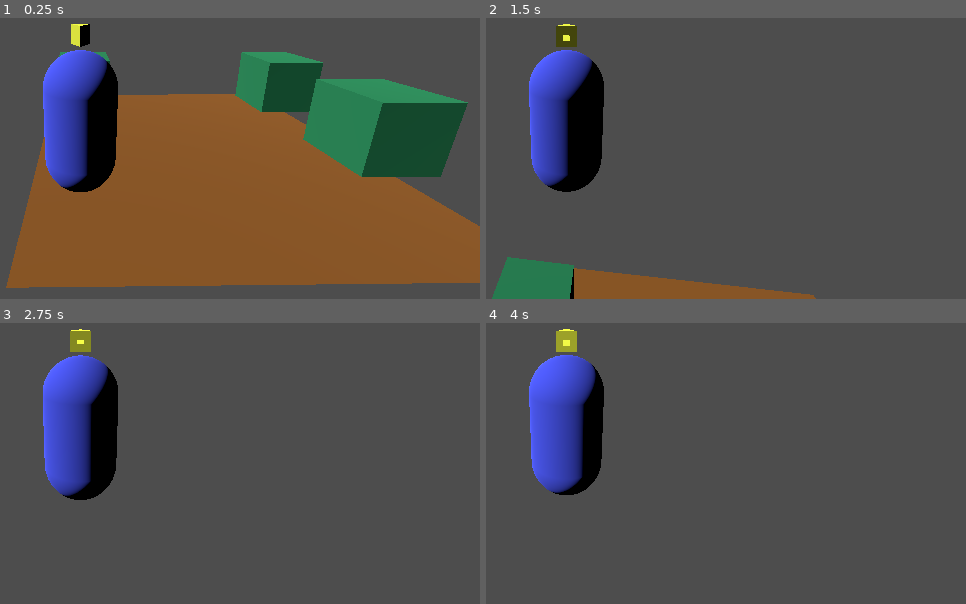
Above: before the commit, frames 1-4 (two rows, left to right).
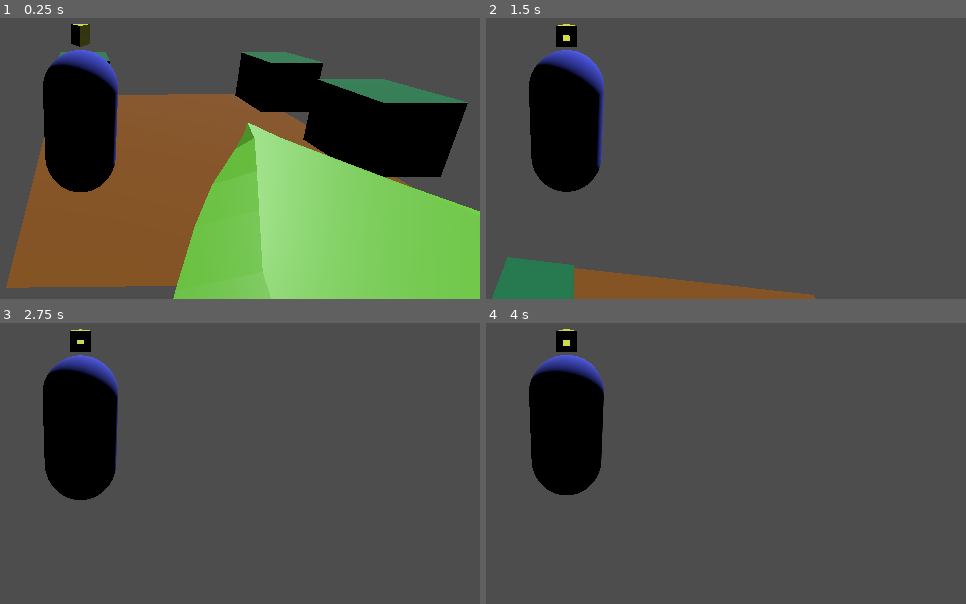
Above: after the commit, the same moments.

Repository: AidanNC/ProjectBeanstalk
Game: Godot game, scene res://Scenes/main.tscn
The game is run twice, just before and just after one commit, with the same random seed, the same clock (stepped at 60 frames per second) and the same inputs.
Inputs (mouse positions are in pixels of both pictures, inside the frame that each line leads up to):
- Up to frame 1 (0.25 s): no input
- Up to frame 2 (1.5 s): tap Enter at 0.5 s; move the mouse to (610, 71) at 0.52 s; hold W (move_forward) from 0.53 s (still down); tap Space (jump) at 0.77 s; move the mouse to (524, 77) at 1.27 s
- Up to frame 3 (2.75 s): keep holding W (move_forward); tap Space (jump) at 1.52, 2 s; move the mouse to (100, 370) at 2.02 s
- Up to frame 4 (4 s): keep holding W (move_forward); tap Enter at 2.75 s; move the mouse to (558, 387) at 2.77 s; tap Space (jump) at 3.02, 3.5, 3.77 s; move the mouse to (625, 384) at 3.52 s

The runs differ from the first frame. In frame 1, 44% of the frame differs, in the area x 8-100%, y 2-100%; in frame 2, 4.8%; in frame 3, 5.3%; in frame 4, 5.5%.

Commit message:
beanstalk

Diff:
--- /dev/null
+++ b/projectbeanstalk/Assets/BeanstalkMaterial.tres
@@ -0,0 +1,4 @@
+[gd_resource type="StandardMaterial3D" format=3 uid="uid://dcckqtw854x5l"]
+
+[resource]
+albedo_color = Color(0.329412, 0.784314, 0.12549, 1)
--- /dev/null
+++ b/projectbeanstalk/Scenes/Beanstalk.tscn
@@ -0,0 +1,63 @@
+[gd_scene load_steps=3 format=3 uid="uid://b1bqg3qxxpvcq"]
+
+[ext_resource type="PackedScene" uid="uid://t38ial6bowkn" path="res://Assets/Beanstalk-col.glb" id="1_maru8"]
+[ext_resource type="PackedScene" uid="uid://cvwdjqux0samu" path="res://Assets/Leaf.glb" id="2_1nuuy"]
+
+[node name="Beanstalk" type="Node3D"]
+
+[node name="Beanstalk-col" parent="." instance=ExtResource("1_maru8")]
+transform = Transform3D(1, 0, 0, 0, 1, 0, 0, 0, 1, -1.20456, 0, -0.374344)
+
+[node name="Leaf" parent="." instance=ExtResource("2_1nuuy")]
+transform = Transform3D(1, 0, 0, 0, 1, 0, 0, 0, 1, 0.382068, 0.559519, -5.05616)
+
+[node name="Leaf2" parent="." instance=ExtResource("2_1nuuy")]
+transform = Transform3D(0.837177, 0.11301, 0.535129, -0.111084, 0.99316, -0.035954, -0.535532, -0.0293442, 0.844005, -4.43387, 3.23812, -5.05616)
+
+[node name="Leaf3" parent="." instance=ExtResource("2_1nuuy")]
+transform = Transform3D(0.24694, 0.0626271, 0.967005, -0.111084, 0.993161, -0.035954, -0.962643, -0.09854, 0.252208, -7.29187, 5.34252, -0.586497)
+
+[node name="Leaf4" parent="." instance=ExtResource("2_1nuuy")]
+transform = Transform3D(-0.711827, -0.0542665, 0.700255, -0.111084, 0.993161, -0.035954, -0.693515, -0.10338, -0.712986, -5.4696, 6.71454, 4.502)
+
+[node name="Leaf5" parent="." instance=ExtResource("2_1nuuy")]
+transform = Transform3D(-0.998444, -0.0555379, 0.00487852, -0.0556787, 0.99779, -0.0362812, -0.00285283, -0.0364965, -0.99933, -0.308136, 8.78458, 4.80259)
+
+[node name="Leaf6" parent="." instance=ExtResource("2_1nuuy")]
+transform = Transform3D(-0.424751, -0.0565563, -0.903542, -0.0556787, 0.997789, -0.0362812, 0.903596, 0.0348975, -0.426961, 3.59927, 10.9195, 1.02912)
+
+[node name="Leaf7" parent="." instance=ExtResource("2_1nuuy")]
+transform = Transform3D(0.860702, 0.0295481, -0.508252, -0.0556787, 0.997789, -0.0362812, 0.506056, 0.0595261, 0.860444, 0.645042, 13.4616, -4.35483)
+
+[node name="Leaf8" parent="." instance=ExtResource("2_1nuuy")]
+transform = Transform3D(0.250708, 0.0415726, 0.758563, -0.044543, 0.798231, -0.029025, -0.758394, -0.0331398, 0.252468, -4.50871, 15.7874, -0.550946)
+
+[node name="Leaf9" parent="." instance=ExtResource("2_1nuuy")]
+transform = Transform3D(-0.759679, -0.0333541, 0.248546, -0.0445429, 0.798231, -0.029025, -0.246787, -0.0414008, -0.759857, -1.53378, 17.8198, 2.98634)
+
+[node name="Leaf10" parent="." instance=ExtResource("2_1nuuy")]
+transform = Transform3D(0.0424064, -0.0266659, -0.79843, -0.044543, 0.798231, -0.029025, 0.797633, 0.0459941, 0.0408279, 2.53875, 20.0057, -0.923481)
+
+[node name="Leaf11" parent="." instance=ExtResource("2_1nuuy")]
+transform = Transform3D(0.583154, 0.0428639, 0.28389, -0.0361911, 0.648563, -0.0235828, -0.284818, 0.00535095, 0.584252, -2.34002, 22.1328, -2.48181)
+
+[node name="Leaf12" parent="." instance=ExtResource("2_1nuuy")]
+transform = Transform3D(-0.0278786, 0.0165868, 0.498947, -0.0278393, 0.498895, -0.0181406, -0.498445, -0.0287921, -0.0268935, -2.65439, 23.7245, 0.634434)
+
+[node name="Leaf13" parent="." instance=ExtResource("2_1nuuy")]
+transform = Transform3D(-0.380666, -0.0291952, -0.218726, -0.0244986, 0.439027, -0.0159638, 0.219302, -0.00163266, -0.38145, 1.48303, 24.6719, 1.49119)
+
+[node name="Leaf14" parent="." instance=ExtResource("2_1nuuy")]
+transform = Transform3D(0.0804417, -0.00789375, -0.340539, -0.0194875, 0.349226, -0.0126984, 0.340073, 0.0218793, 0.0798243, 0.787464, 26.0942, -1.19341)
+
+[node name="Leaf15" parent="." instance=ExtResource("2_1nuuy")]
+transform = Transform3D(0.29952, 0.0167993, 0.00235091, -0.0167036, 0.299337, -0.0108844, -0.00295521, 0.0107361, 0.299793, -1.75241, 27.2483, -1.54256)
+
+[node name="Leaf16" parent="." instance=ExtResource("2_1nuuy")]
+transform = Transform3D(0.154082, 0.0179351, 0.256782, -0.0167036, 0.299337, -0.0108844, -0.256865, -0.00870698, 0.15474, -2.48392, 28.6356, -0.0673194)
+
+[node name="Leaf17" parent="." instance=ExtResource("2_1nuuy")]
+transform = Transform3D(-0.208139, -0.0037598, 0.216018, -0.0167036, 0.299337, -0.0108844, -0.215404, -0.0195792, -0.207888, -1.87097, 29.67, 1.45654)
+
+[node name="Leaf18" parent="." instance=ExtResource("2_1nuuy")]
+transform = Transform3D(-0.257298, -0.0199201, -0.152973, -0.0167036, 0.299337, -0.0108844, 0.153358, -0.000817751, -0.257838, 0.126575, 30.8078, 1.77331)
--- a/projectbeanstalk/Scenes/main.tscn
+++ b/projectbeanstalk/Scenes/main.tscn
@@ -1,8 +1,9 @@
-[gd_scene load_steps=4 format=3 uid="uid://nnpvd4xsdbni"]
+[gd_scene load_steps=5 format=3 uid="uid://nnpvd4xsdbni"]
 
 [ext_resource type="PackedScene" uid="uid://oc5bvafr0563" path="res://Scenes/player.tscn" id="1_jjgbg"]
-[ext_resource type="PackedScene" uid="uid://drlyhyvgfgg2x" path="res://Scenes/brick.tscn" id="2_bo1nx"]
+[ext_resource type="PackedScene" uid="uid://bc5562nq7ihn2" path="res://Scenes/brick.tscn" id="2_bo1nx"]
 [ext_resource type="PackedScene" uid="uid://bo6h63cr12j7i" path="res://Scenes/floor.tscn" id="3_8gbba"]
+[ext_resource type="PackedScene" uid="uid://b1bqg3qxxpvcq" path="res://Scenes/Beanstalk.tscn" id="4_jjvhh"]
 
 [node name="Main" type="Node3D"]
 
@@ -30,4 +31,7 @@
 transform = Transform3D(1, 0, 0, 0, 1, 0, 0, 0, 1, -7.27473, 0, -1.99038)
 
 [node name="DirectionalLight3D" type="DirectionalLight3D" parent="."]
-transform = Transform3D(0.0974561, 0.679364, -0.727301, -0.0902264, 0.733801, 0.673346, 0.991141, 0, 0.13281, -4.18622, 2.56673, 0)
+transform = Transform3D(-0.825595, -0.433244, 0.361515, -0.0902264, 0.733801, 0.673346, -0.557003, 0.523293, -0.644913, 3.35065, 8.65789, -10.7358)
+
+[node name="Beanstalk" parent="." instance=ExtResource("4_jjvhh")]
+transform = Transform3D(1, 0, 0, 0, 1, 0, 0, 0, 1, 0.943906, 0, 9.7772)
Binary file added: projectbeanstalk/Assets/Beanstalk-col.glb
Not shown, added: projectbeanstalk/Assets/Beanstalk-col.glb.import
Binary file added: projectbeanstalk/Assets/Leaf.glb
Not shown, added: projectbeanstalk/Assets/Leaf.glb.import
